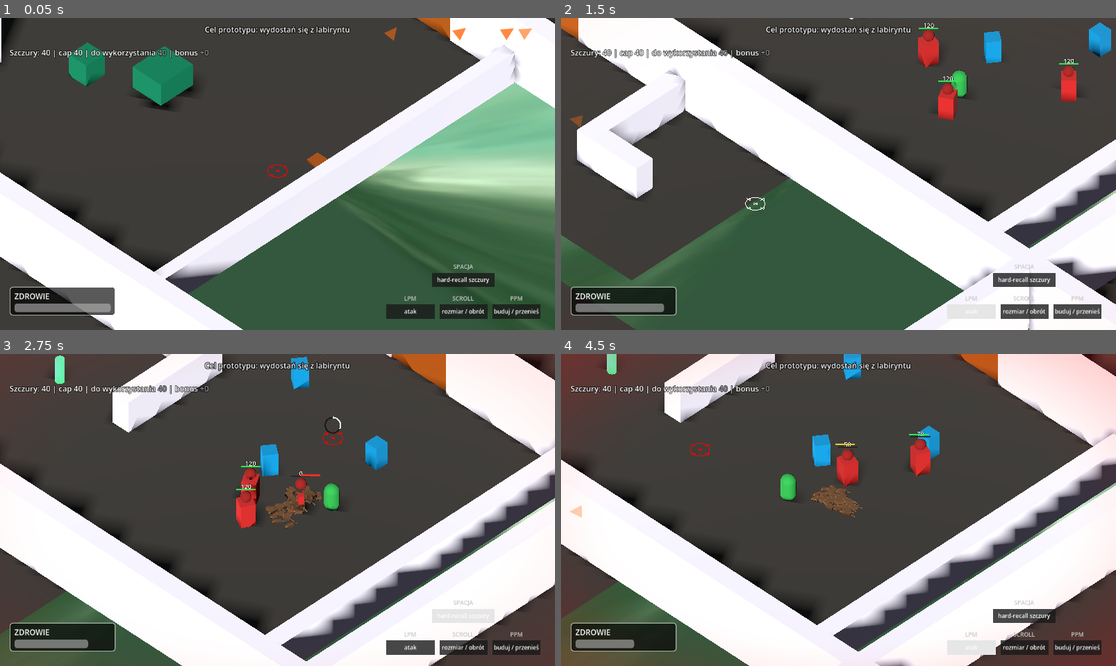
Above: before the commit, frames 1-4 (two rows, left to right).
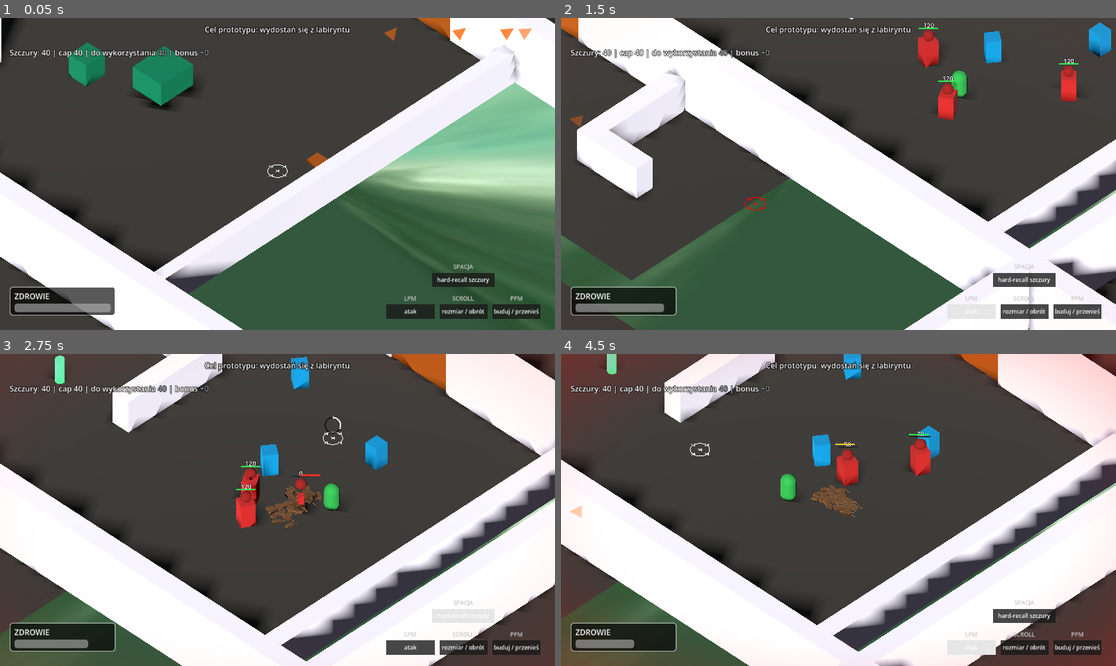
Above: after the commit, the same moments.

Repository: VirtuaIL/ZTGK-Prototyp
Game: Godot game, scene res://scenes/main.tscn
The game is run twice, just before and just after one commit, with the same random seed, the same clock (stepped at 60 frames per second) and the same inputs.
Inputs (mouse positions are in pixels of both pictures, inside the frame that each line leads up to):
- Up to frame 1 (0.05 s): no input
- Up to frame 2 (1.5 s): tap Enter at 0.5 s; move the mouse to (960, 158) at 0.52 s; hold D (move_right) 0.53-1.25 s; hold Space (recall_rats) 0.53-1.25 s; click (960, 158) at 0.67 s; drag from (727, 189) to (810, 236) at 1.27 s
- Up to frame 3 (2.75 s): move the mouse to (333, 441) at 2.02 s; hold D (move_right) from 2.03 s (still down); hold Space (recall_rats) from 2.03 s (still down)
- Up to frame 4 (4.5 s): release D (move_right) at 2.75 s; release Space (recall_rats) at 2.75 s; drag from (810, 572) to (672, 463) at 2.77 s; move the mouse to (1005, 556) at 3.52 s; hold A (move_left) 3.53-4.25 s; hold Space (recall_rats) 3.53-4.25 s; drag from (672, 463) to (755, 432) at 4.27 s

The runs differ from the first frame. In frame 1, less than 0.1% of the frame differs, in the area x 48-52%, y 46-52%; in frame 2, less than 0.1%; in frame 3, less than 0.1%; in frame 4, less than 0.1%, in the area x 23-27%, y 28-33%.

Commit message:
fix: reverse the colors from the brush

Diff:
--- a/scripts/rat_manager.gd
+++ b/scripts/rat_manager.gd
@@ -1435,7 +1435,7 @@
 		current_circle_center = raw_pos
 		var old_path = current_drawn_path.duplicate()
 		current_drawn_path.clear()
-		_update_circle_preview(!hit.is_empty())
+		_update_circle_preview(hit.is_empty())
 		current_drawn_path = old_path
 
 	elif build_draw_mode == DRAW_MODE_PATH:
